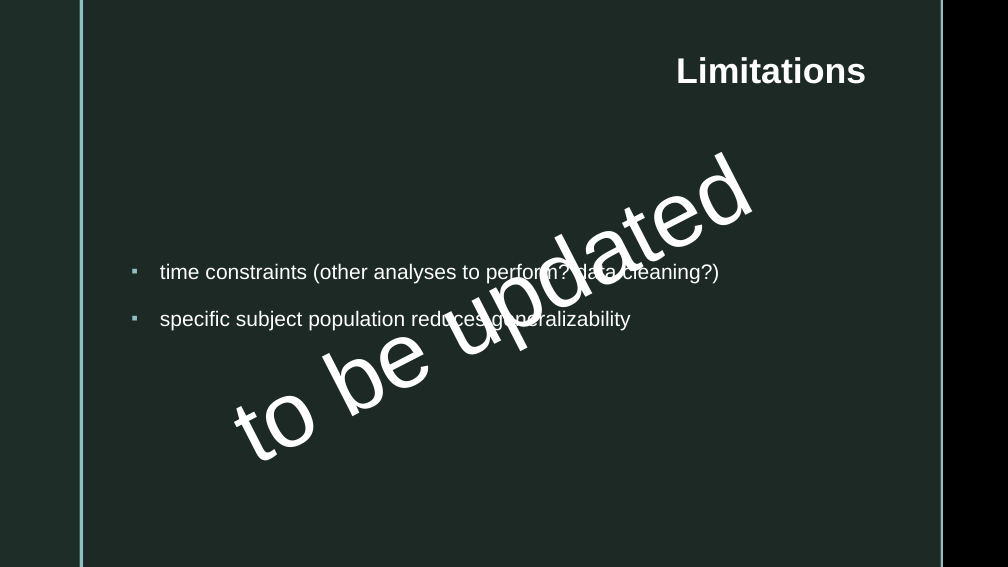
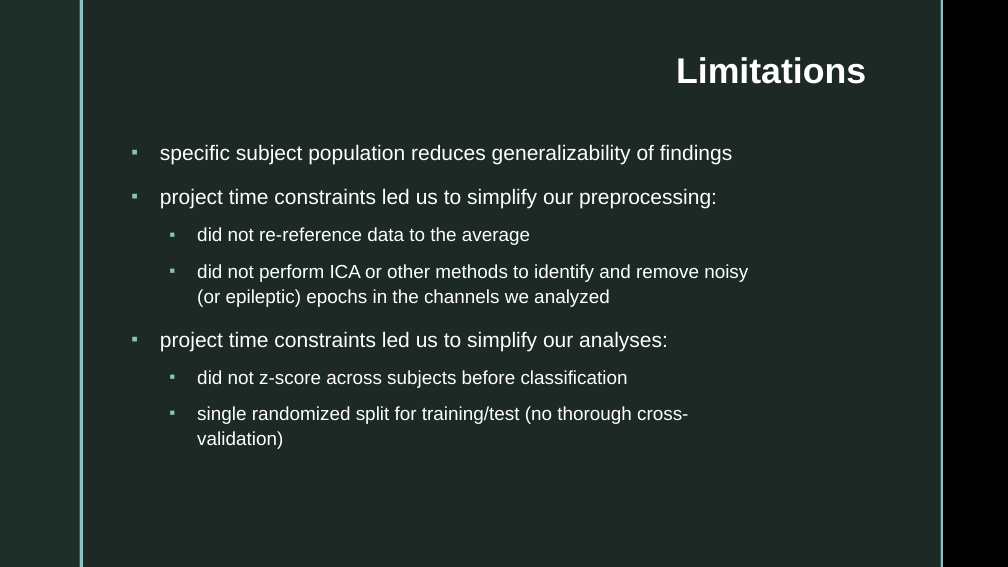
Before and after one commit to jessb0t/motorImagery, a slide deck: slide 13 of presentation.pptx (slide 11 before the commit). Drawn at 1008x567 pixels with LibreOffice and Linux fonts; fonts in the diff are those of the drawing; background and template pictures are left out. Boxes give left, top, right and bottom in pixels: in the first picture for what was removed or moved away, otherwise in the second. Text is boxed around its words. In the diff, an @@ line names an element or a change of style, - is before the commit and + after.

```diff
--- a/presentation.pptx
+++ b/presentation.pptx
@@ text removed at [188,111,792,500] @@
-to be updated
@@ text at [160,144,748,449]: text changed; size 20 to 18 pt @@
-▪ time constraints (other analyses to perform? data cleaning?)
-▪ specific subject population reduces generalizability
+▪ specific subject population reduces generalizability of findings
+▪ project time constraints led us to simplify our preprocessing:
+  ▪ did not re-reference data to the average
+  ▪ did not perform ICA or other methods to identify and remove noisy (or epileptic) epochs in the channels we analyzed
+▪ project time constraints led us to simplify our analyses:
+  ▪ did not z-score across subjects before classification
+  ▪ single randomized split for training/test (no thorough cross-validation)
```
Also in this commit, not shown: 5 other slides changed, 5 slides added, 1 slide removed, 3 other files.
